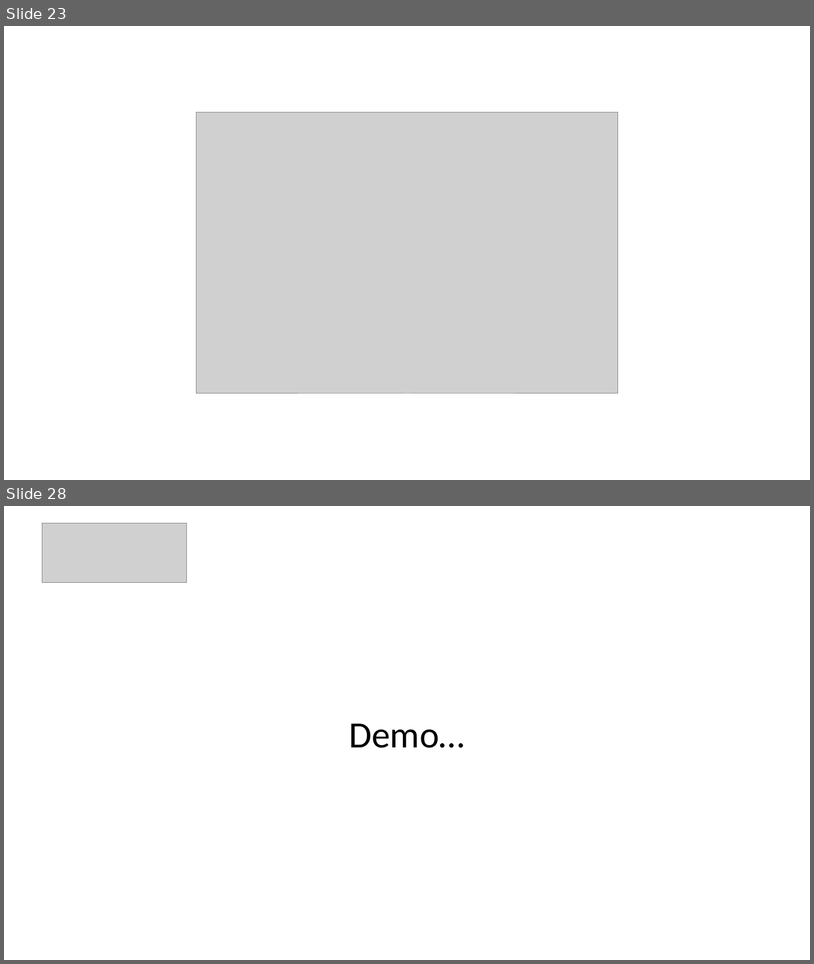
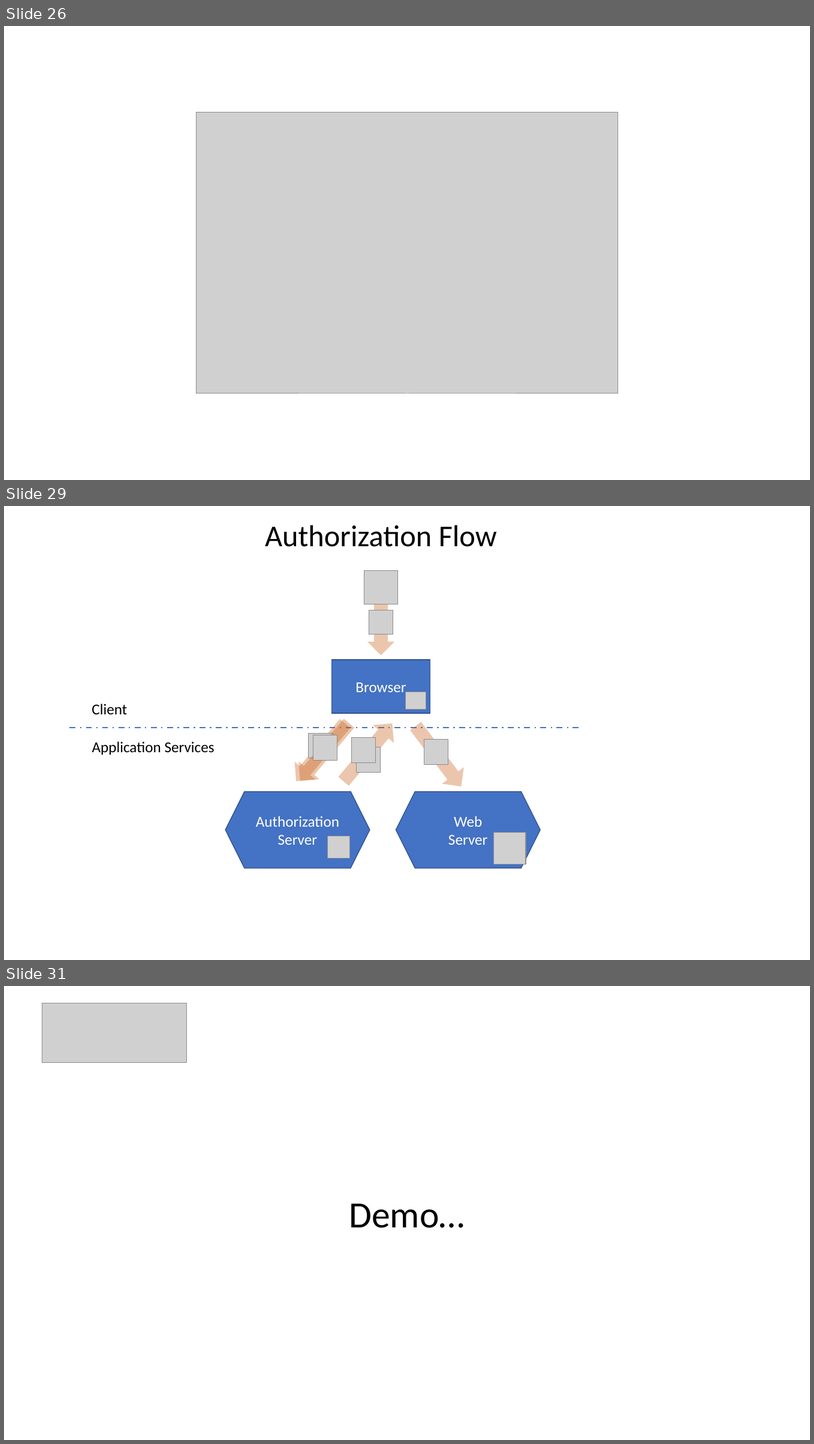
Before and after one commit to DHI/DomainServicesCourse, a slide deck: Presentations/DS-course-2-backend-basics.pptx. Shown one above the other, each under a label of ours: slides 23 and 28 before the commit, slides 26, 29 and 31 after it; the slides between them are not shown. The pictures are 814x964 and 814x1444 pixels, drawn with LibreOffice and Linux fonts; fonts in the diff are those of the drawing; grey boxes stand for pictures. Boxes give left, top, right and bottom in pixels: in the first picture for what was removed or moved away, otherwise in the second. Text is boxed around its words. In the diff, an @@ line names an element or a change of style, - is before the commit and + after.

```diff
--- a/Presentations/DS-course-2-backend-basics.pptx
+++ b/Presentations/DS-course-2-backend-basics.pptx
@@ slide 29 added at (4, 506, 810, 960), background #FFFFFF @@
@@ text added at (265, 525, 497, 547), 36 pt, text #000000 @@
+Authorization Flow
@@ picture added at (365, 570, 398, 604) @@
@@ down arrow added at (368, 604, 395, 655), fill #C55A11 at 34% opacity @@
@@ picture added at (369, 610, 393, 634) @@
@@ rectangle added at (332, 660, 431, 713), fill #4472C4, outline #325491 1 pt, 18 pt, text #FFFFFF @@
+Browser
@@ text added at (92, 703, 127, 714), 18 pt, text #000000 @@
+Client
@@ picture added at (406, 692, 426, 709) @@
@@ down arrow added at (286, 714, 356, 790), fill #C55A11 at 34% opacity @@
@@ down arrow added at (290, 714, 360, 790), fill #C55A11 at 34% opacity @@
@@ down arrow added at (333, 714, 402, 790), fill #C55A11 at 34% opacity @@
@@ down arrow added at (405, 718, 473, 795), fill #C55A11 at 34% opacity @@
@@ line added from (70, 727) to (583, 727), #4472C4 1.75 pt dashed @@
@@ picture added at (309, 733, 333, 757) @@
@@ picture added at (314, 735, 338, 759) @@
@@ picture added at (352, 737, 376, 762) @@
@@ picture added at (425, 739, 449, 765) @@
@@ text added at (92, 741, 215, 754), 18 pt, text #000000 @@
+Application Services
@@ picture added at (357, 747, 381, 772) @@
@@ hexagon added at (225, 792, 370, 868), fill #4472C4, outline #325491 1 pt, 18 pt, text #FFFFFF @@
+Authorization
+Server
@@ hexagon added at (396, 792, 540, 868), fill #4472C4, outline #325491 1 pt, 18 pt, text #FFFFFF @@
+Web
+Server
@@ picture added at (327, 835, 350, 858) @@
@@ picture added at (494, 832, 526, 864) @@
@@ what was slide 23 is now slide 26 @@
@@ what was slide 28 is now slide 31 @@
```
Also in this commit, not shown: 9 slides changed, 8 other slides added, 5 slides removed, 1 other file.
